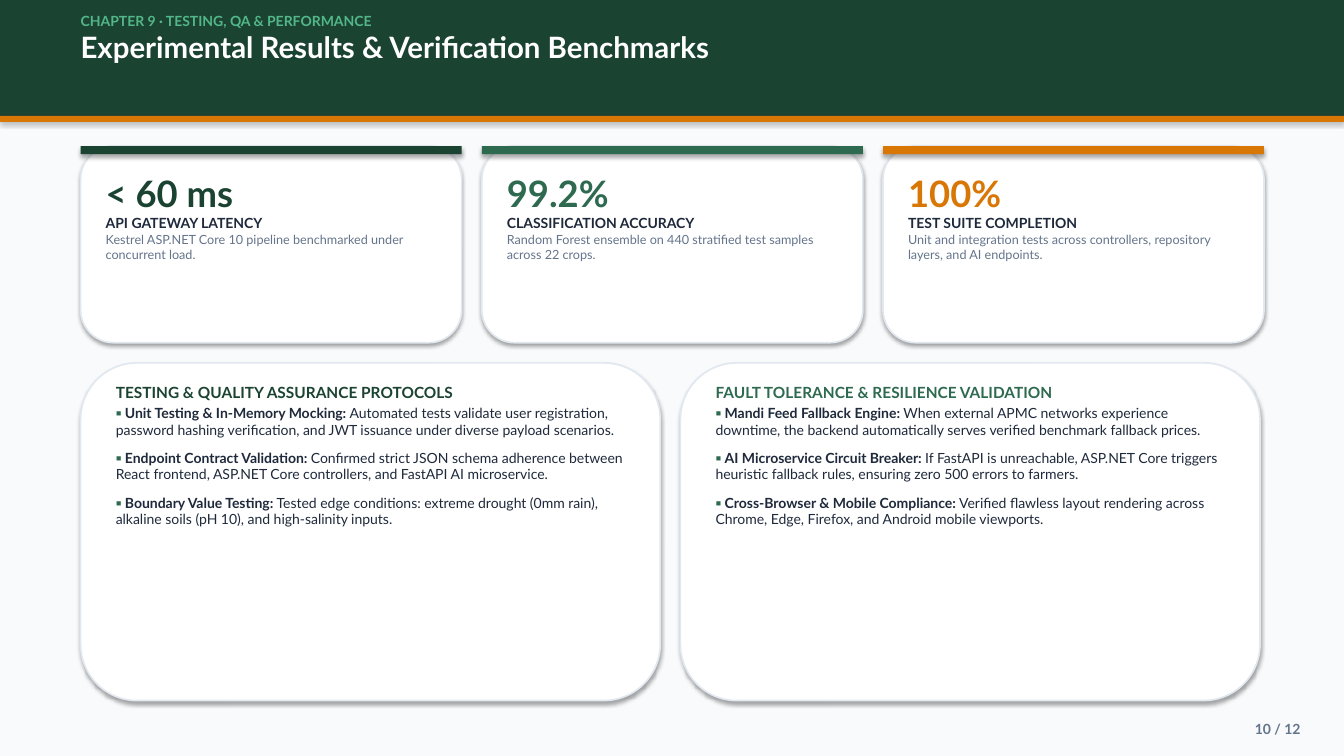
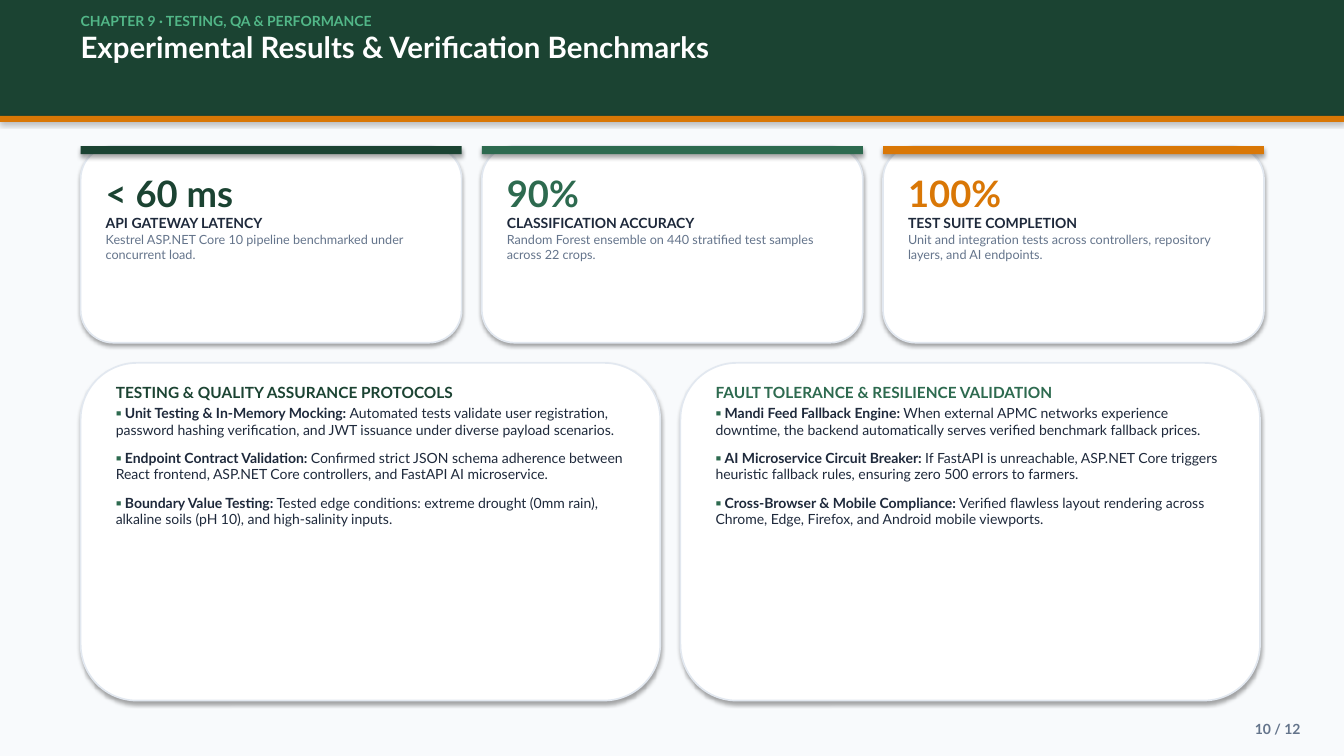
Before and after one commit to Tamanpreet84/AgriSaarthi, a slide deck: slide 10 of AgriSaarthi_Final_Presentation.pptx. Drawn at 1344x756 pixels with LibreOffice and Linux fonts; fonts in the diff are those of the drawing. Boxes give left, top, right and bottom in pixels: in the first picture for what was removed or moved away, otherwise in the second. Text is boxed around its words. In the diff, an @@ line names an element or a change of style, - is before the commit and + after.

```diff
--- a/AgriSaarthi_Final_Presentation.pptx
+++ b/AgriSaarthi_Final_Presentation.pptx
@@ text at (507, 180, 579, 208): text changed @@
-99.2%
+90%
```
Also in this commit, not shown: 3 other slides changed, 2 other files.
